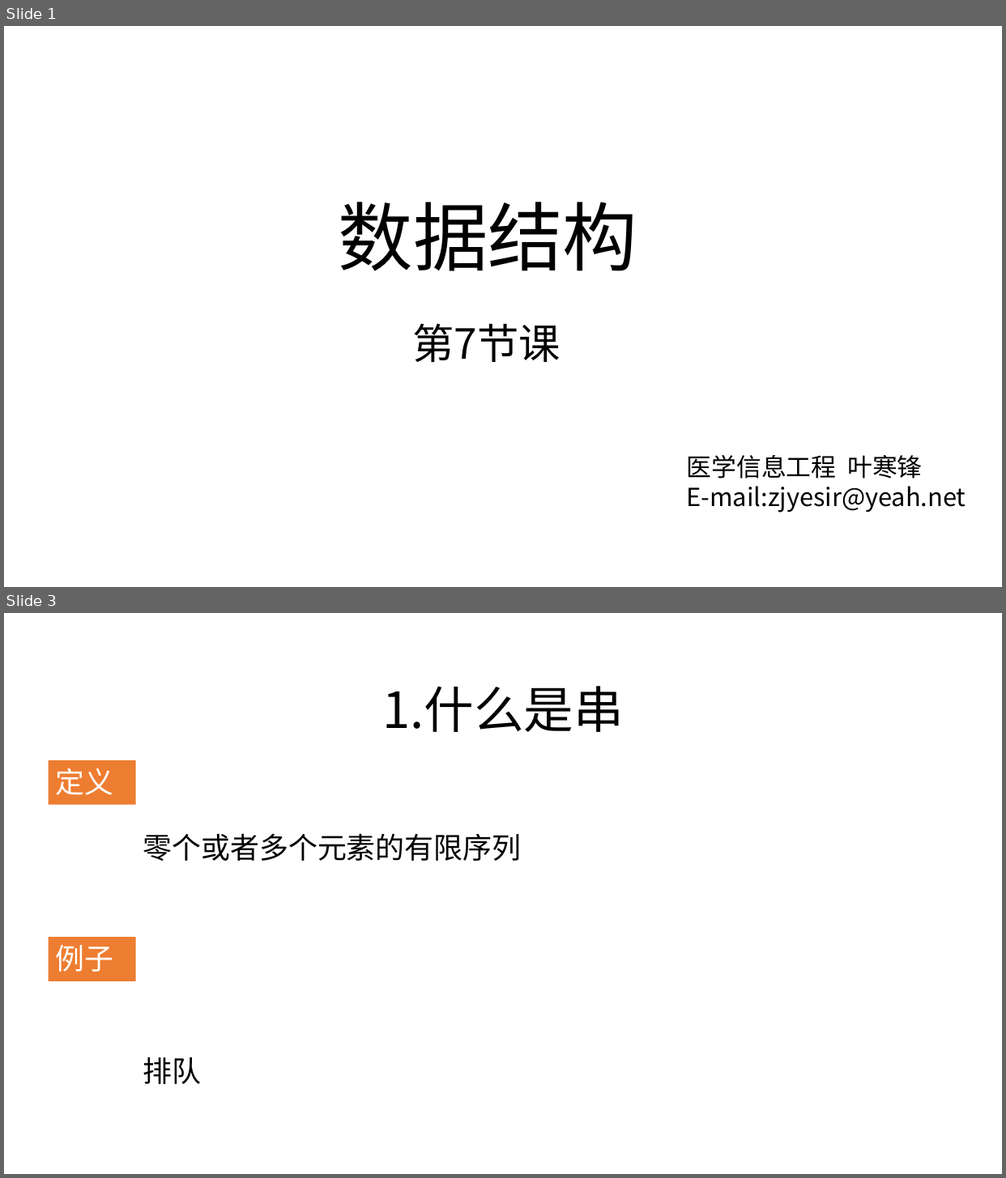
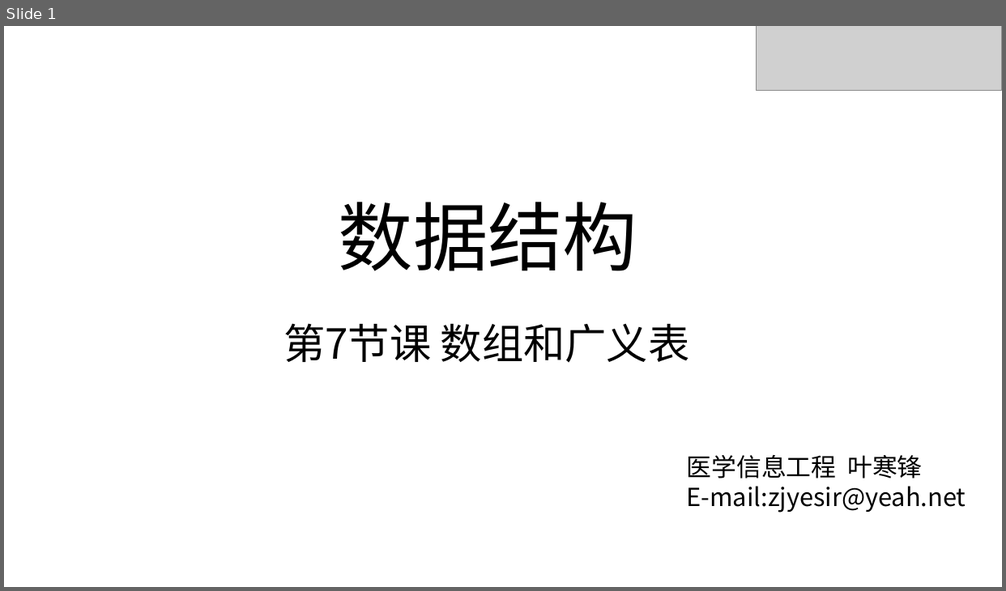
Before and after one commit to zjyesir/hmc_data_structure, a slide deck: ppt/5.数组和广义表.pptx. Shown one above the other, each under a label of ours: slides 1 and 3 before the commit, slide 1 after it; the slides between them are not shown. The pictures are 1006x1178 and 1006x591 pixels, drawn with LibreOffice and Linux fonts; fonts in the diff are those of the drawing; grey boxes stand for pictures; background and template pictures are left out. Boxes give left, top, right and bottom in pixels: in the first picture for what was removed or moved away, otherwise in the second. Text is boxed around its words. In the diff, an @@ line names an element or a change of style, - is before the commit and + after.

Commit message:
数组和线性表 ppt做完

```diff
--- a/ppt/5.数组和广义表.pptx
+++ b/ppt/5.数组和广义表.pptx
@@ slide 3 removed at [4,613,1002,1174], background picture (left out) @@
@@ text removed at [382,686,624,732] @@
-1.什么是串
@@ rectangle removed at [49,760,136,805] @@
-定义
@@ text removed at [143,833,522,861] @@
-零个或者多个元素的有限序列
@@ rectangle removed at [49,937,136,982] @@
-例子
@@ text removed at [143,1057,202,1084] @@
-排队
@@ slide 1 changed as well @@
@@ picture added at [756,26,1002,90] @@
@@ text at [283,323,690,363]: text changed @@
-第7节课
+第7节课 数组和广义表
```
Also in this commit, not shown: 3 other slides changed, 11 slides added, 4 other slides removed, 3 other files.
